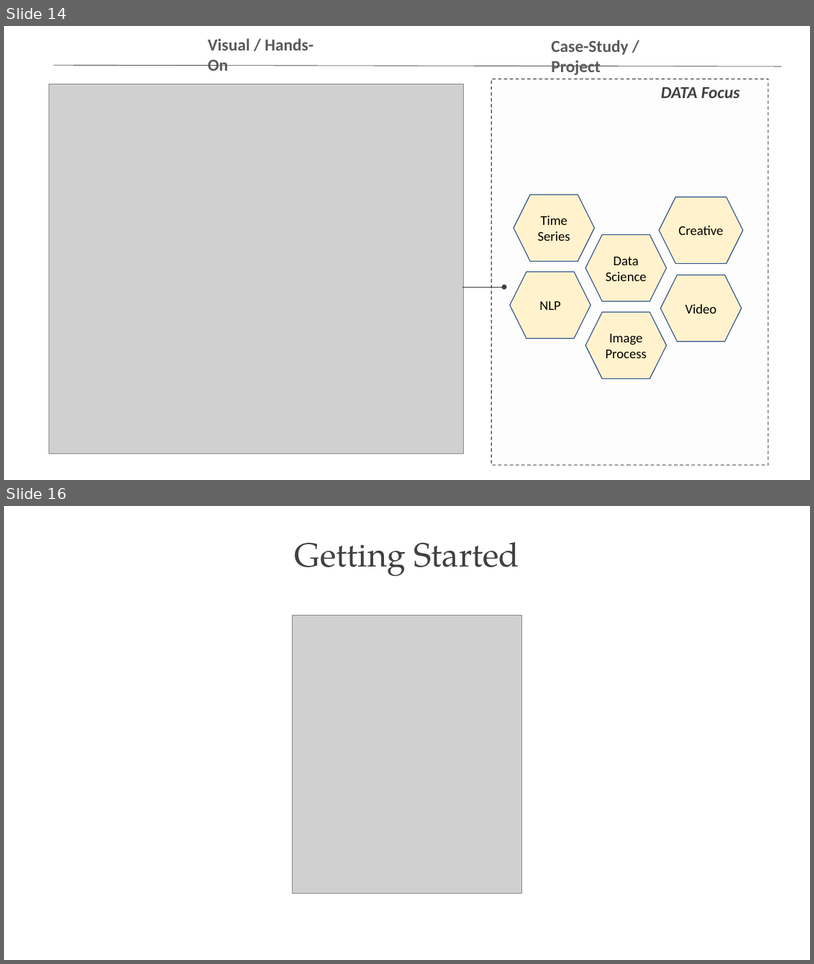
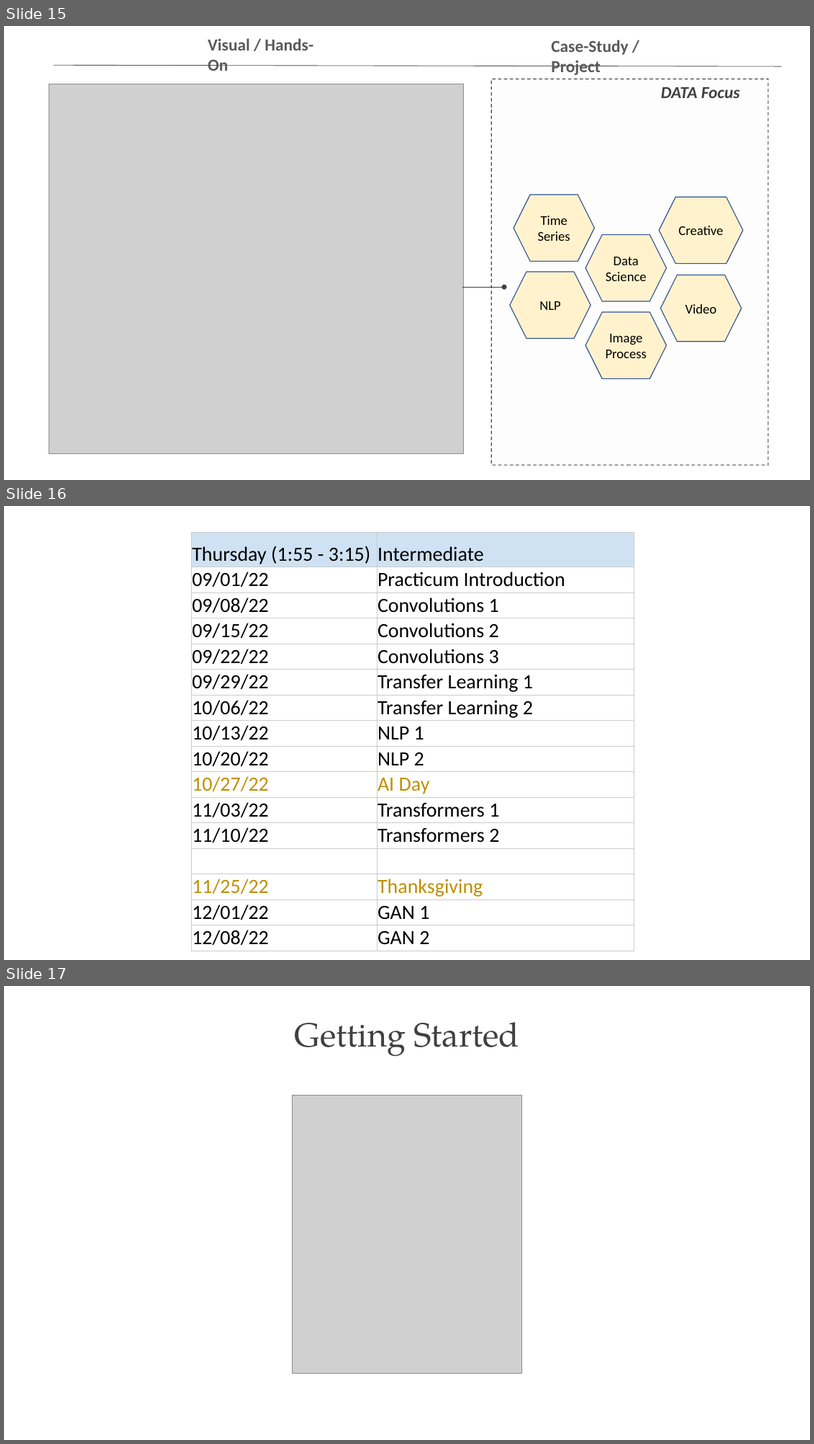
Before and after one commit to PracticumAI/what_is_ai, a slide deck: presentations/01_practicum_intro.pptx. Shown one above the other, each under a label of ours: slides 14 and 16 before the commit, slides 15, 16 and 17 after it; the slides between them are not shown. The pictures are 814x964 and 814x1444 pixels, drawn with LibreOffice and Linux fonts; fonts in the diff are those of the drawing; grey boxes stand for pictures. Boxes give left, top, right and bottom in pixels: in the first picture for what was removed or moved away, otherwise in the second. Text is boxed around its words. In the diff, an @@ line names an element or a change of style, - is before the commit and + after.

```diff
--- a/presentations/01_practicum_intro.pptx
+++ b/presentations/01_practicum_intro.pptx
@@ slide 16 added at <box>4,506,810,960</box>, background #FFFFFF @@
@@ table added at <box>191,532,635,948</box>, 16 rows, 2 columns @@
+Thursday (1:55 - 3:15) | Intermediate
+09/01/22 | Practicum Introduction
+09/08/22 | Convolutions 1
+09/15/22 | Convolutions 2
+09/22/22 | Convolutions 3
+09/29/22 | Transfer Learning 1
+10/06/22 | Transfer Learning 2
+10/13/22 | NLP 1
+10/20/22 | NLP 2
+10/27/22 | AI Day
+11/03/22 | Transformers 1
+11/10/22 | Transformers 2
+ | 
+11/25/22 | Thanksgiving
+12/01/22 | GAN 1
+12/08/22 | GAN 2
@@ what was slide 14 is now slide 15 @@
@@ what was slide 16 is now slide 17 @@
```
Also in this commit, not shown: 2 slides changed, 3 other slides added, 1 slide removed, 1 other file.
